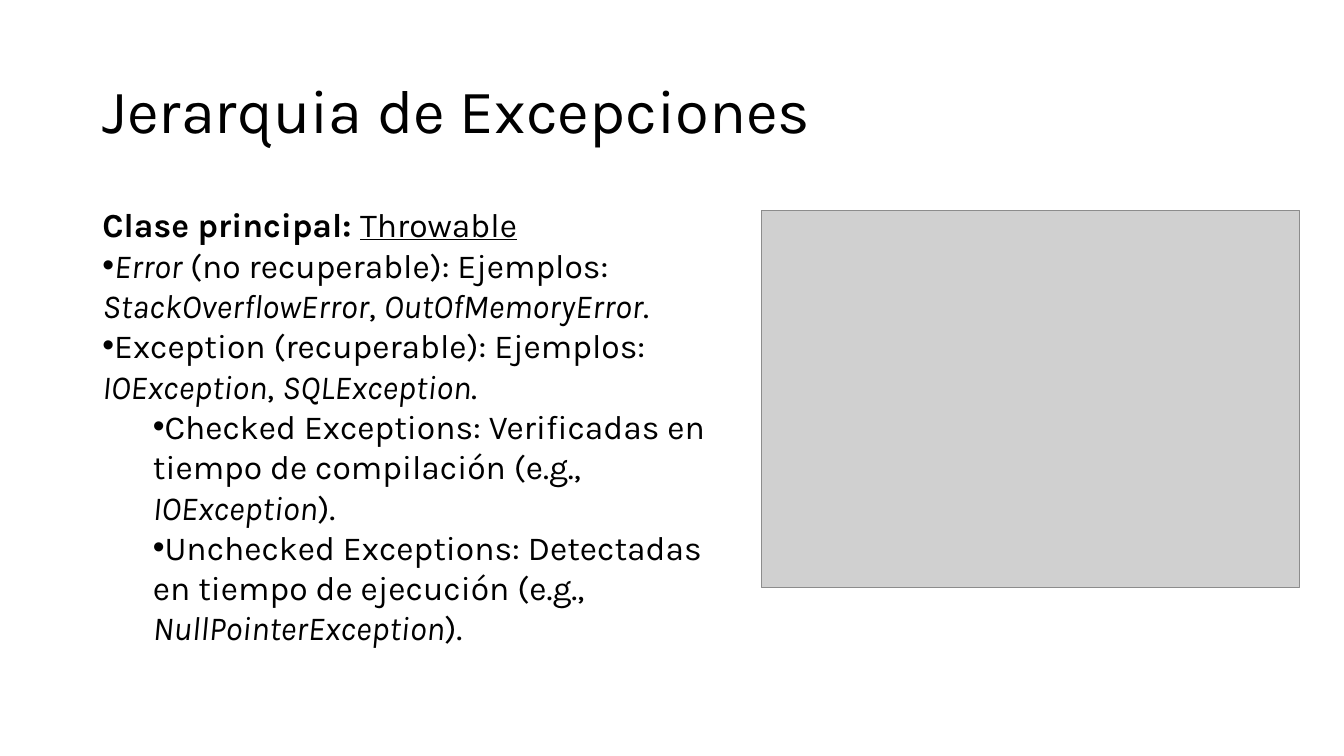
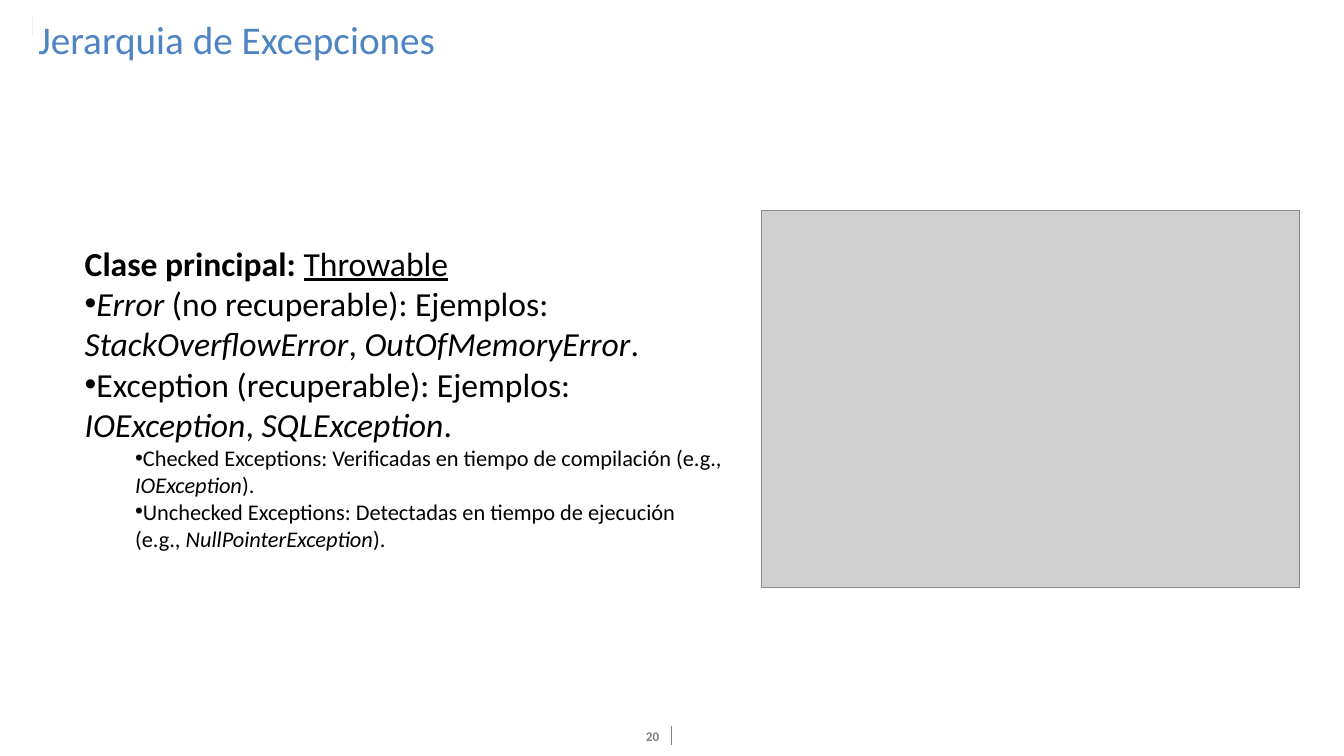
Before and after one commit to PelaezFrancisco/Presentacion_Java, a slide deck: slide 20 of Digital_Essentials-Java.pptx (slide 14 before the commit). Drawn at 1344x756 pixels with LibreOffice and Linux fonts; fonts in the diff are those of the drawing; grey boxes stand for pictures; background and template pictures are left out. Boxes give left, top, right and bottom in pixels: in the first picture for what was removed or moved away, otherwise in the second. Text is boxed around its words. In the diff, an @@ line names an element or a change of style, - is before the commit and + after.

```diff
--- a/Digital_Essentials-Java.pptx
+++ b/Digital_Essentials-Java.pptx
@@ rectangle added at <box>1,9,32,68</box>, fill #FFFFFF @@
@@ rectangle added at <box>10,15,32,36</box>, fill #4E84C4 @@
@@ title "Jerarquia de Excepciones": place and size @@
-title "Jerarquia de Excepciones" at <box>102,90,810,148</box>
+title "Jerarquia de Excepciones" at <box>38,27,435,61</box>
@@ title "Jerarquia de Excepciones" at <box>38,27,435,61</box>: size 44 to 28 pt, font Karla to Calibri, text colour #000000 to #4E84C4; vertical alignment middle to top @@
@@ text "Clase principal: Throwable": place and size @@
-text "Clase principal: Throwable" at <box>102,213,705,648</box>
+text "Clase principal: Throwable" at <box>85,252,721,551</box>
@@ text "Clase principal: Throwable" at <box>85,252,721,551</box>: font Karla to Calibri; size 24 to 16 pt in "Checked Exceptions: Verificadas en tiempo de compilación ...", "Unchecked Exceptions: Detectadas en tiempo de ejecución ..." @@
@@ page number added at <box>646,732,659,741</box>, 9.3 pt, text #808080, bold @@
+20
@@ line added from (671, 727) to (671, 745), #808285 0.5 pt @@
```
Also in this commit, not shown: 34 other slides changed, 9 slides added.
